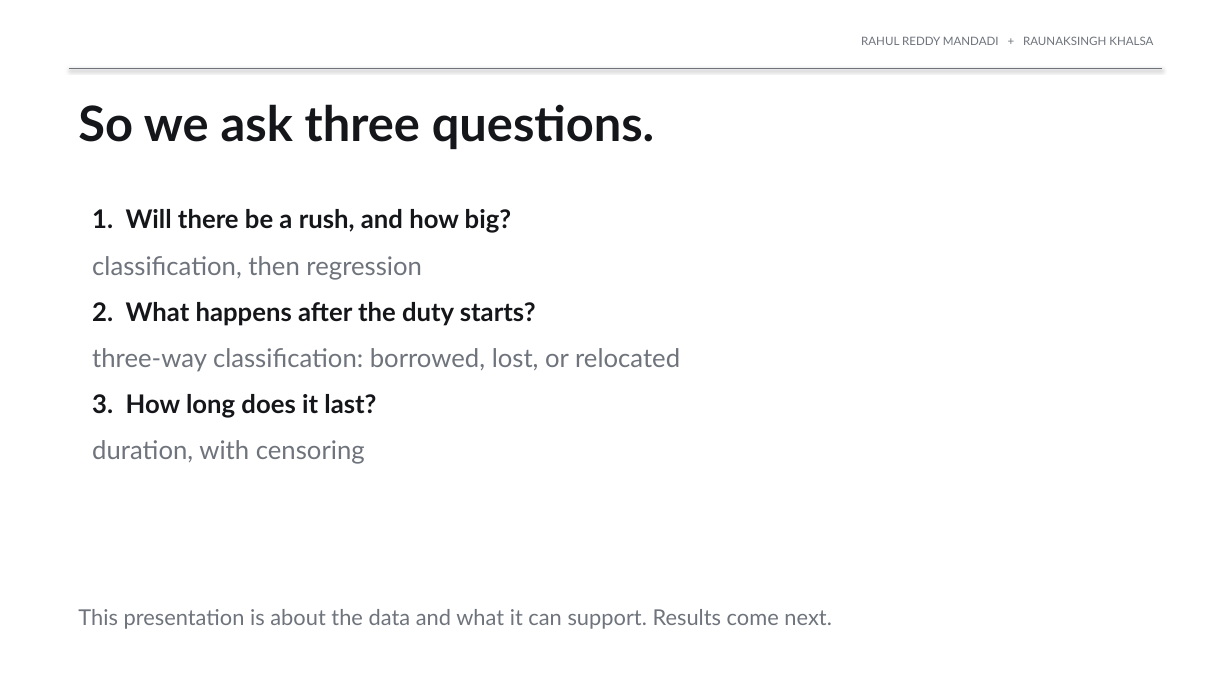
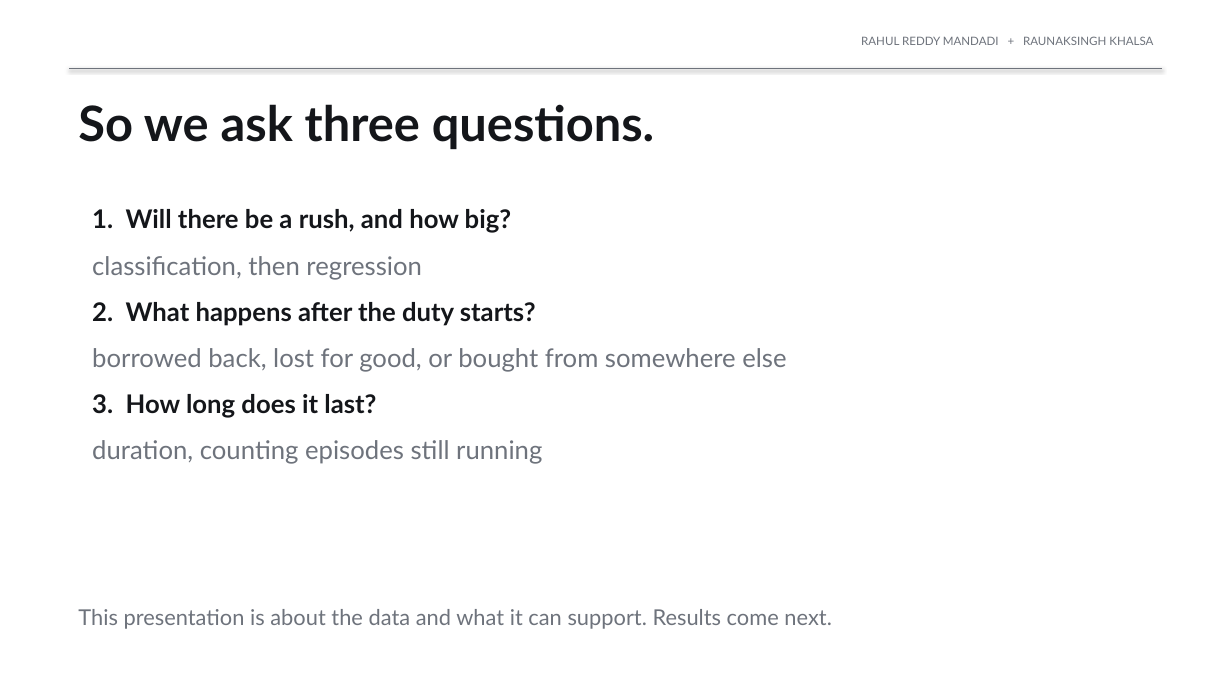
Before and after one commit to rahul-mandadi/tariff-rush, a slide deck: slide 4 of slides/Mandadi_Khalsa_Presentation1.pptx. Drawn at 1232x693 pixels with LibreOffice and Linux fonts; fonts in the diff are those of the drawing. Boxes give left, top, right and bottom in pixels: in the first picture for what was removed or moved away, otherwise in the second. Text is boxed around its words. In the diff, an @@ line names an element or a change of style, - is before the commit and + after.

```diff
--- a/slides/Mandadi_Khalsa_Presentation1.pptx
+++ b/slides/Mandadi_Khalsa_Presentation1.pptx
@@ text at [92,348,786,372]: text changed @@
-three-way classification: borrowed, lost, or relocated
+borrowed back, lost for good, or bought from somewhere else
@@ text at [92,440,542,464]: text changed @@
-duration, with censoring
+duration, counting episodes still running
```
Also in this commit, not shown: 8 other slides changed, 3 other files.
